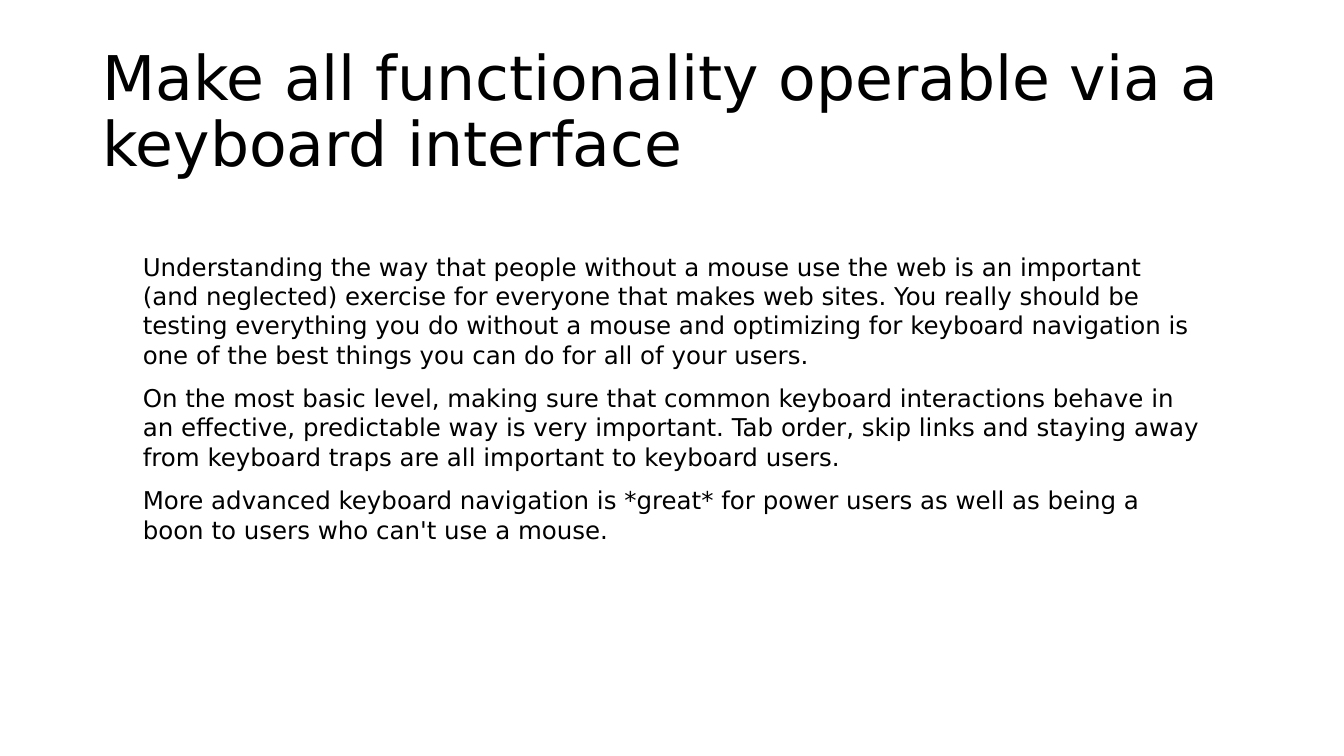
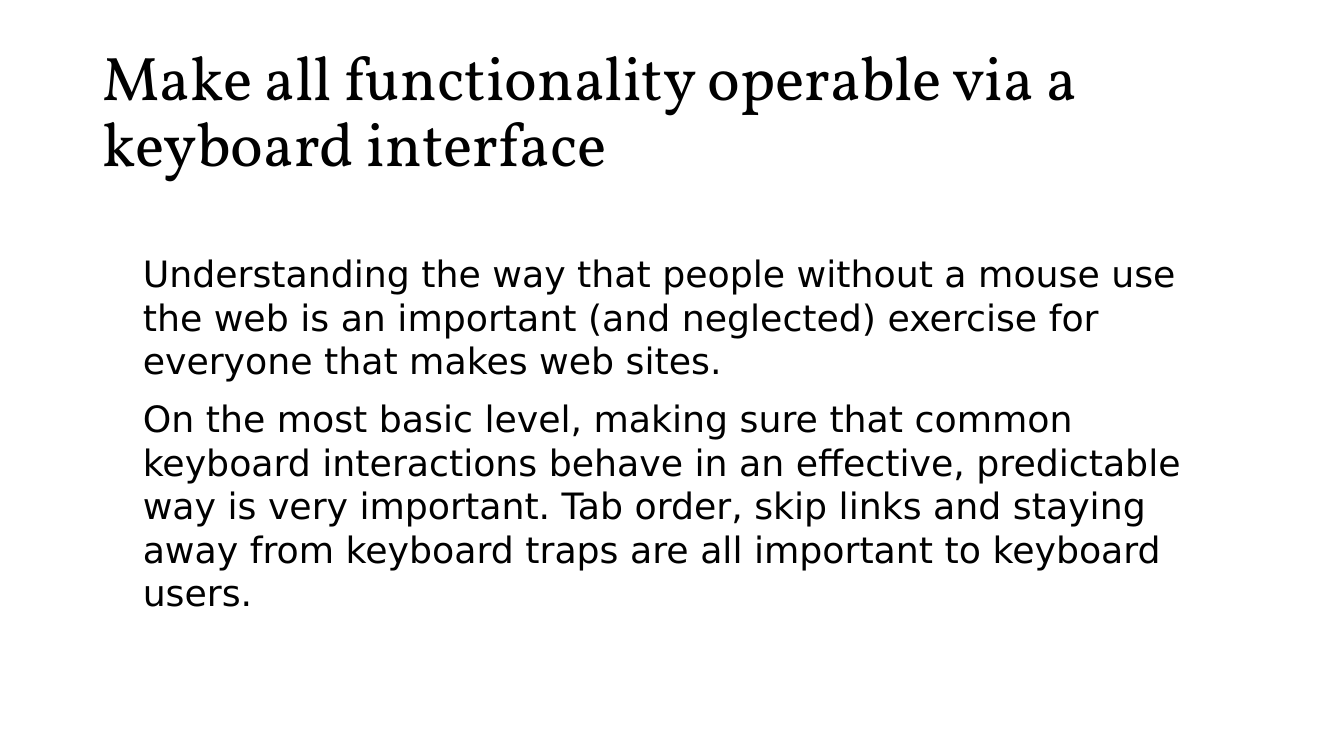
Before and after one commit to roblarsen/rob-larsen-presentations, a slide deck: slide 37 of wild-world-web.pptx (slide 32 before the commit). Drawn at 1344x756 pixels with LibreOffice and Linux fonts; fonts in the diff are those of the drawing; background and template pictures are left out. Boxes give left, top, right and bottom in pixels: in the first picture for what was removed or moved away, otherwise in the second. Text is boxed around its words. In the diff, an @@ line names an element or a change of style, - is before the commit and + after.

```diff
--- a/wild-world-web.pptx
+++ b/wild-world-web.pptx
@@ title "Make all functionality operable via ..." at (x1=102, y1=56, x2=1077, y2=182): font DejaVu Sans to Vollkorn @@
@@ text at (x1=143, y1=259, x2=1175, y2=382): text changed; size 17.5 to 25.9 pt @@
-Understanding the way that people without a mouse use the web is an important (and neglected) exercise for everyone that makes web sites. You really should be testing everything you do without a mouse and optimizing for keyboard navigation is one of the best things you can do for all of your users.
+Understanding the way that people without a mouse use the web is an important (and neglected) exercise for everyone that makes web sites.
@@ text at (x1=143, y1=404, x2=1180, y2=607): size 17.5 to 25.9 pt in "On the most basic level, making sure ..." @@
@@ text at (x1=143, y1=490, x2=1139, y2=540): paragraph removed @@
-More advanced keyboard navigation is *great* for power users as well as being a boon to users who can't use a mouse.
```
Also in this commit, not shown: 29 other slides changed, 10 slides added, 3 slides removed.
